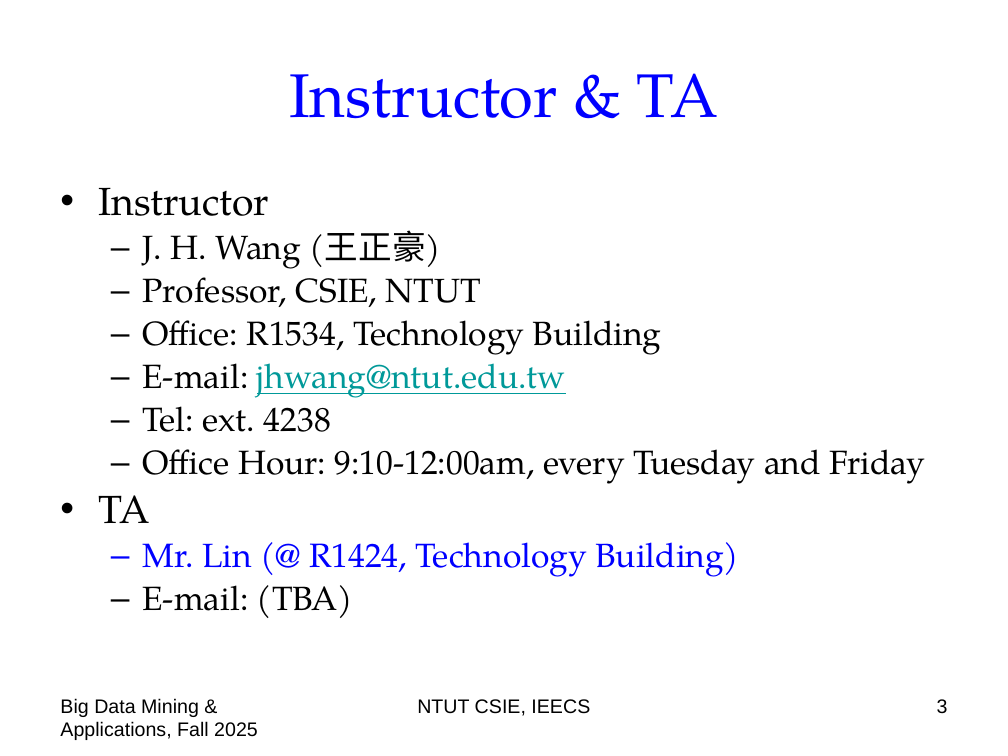
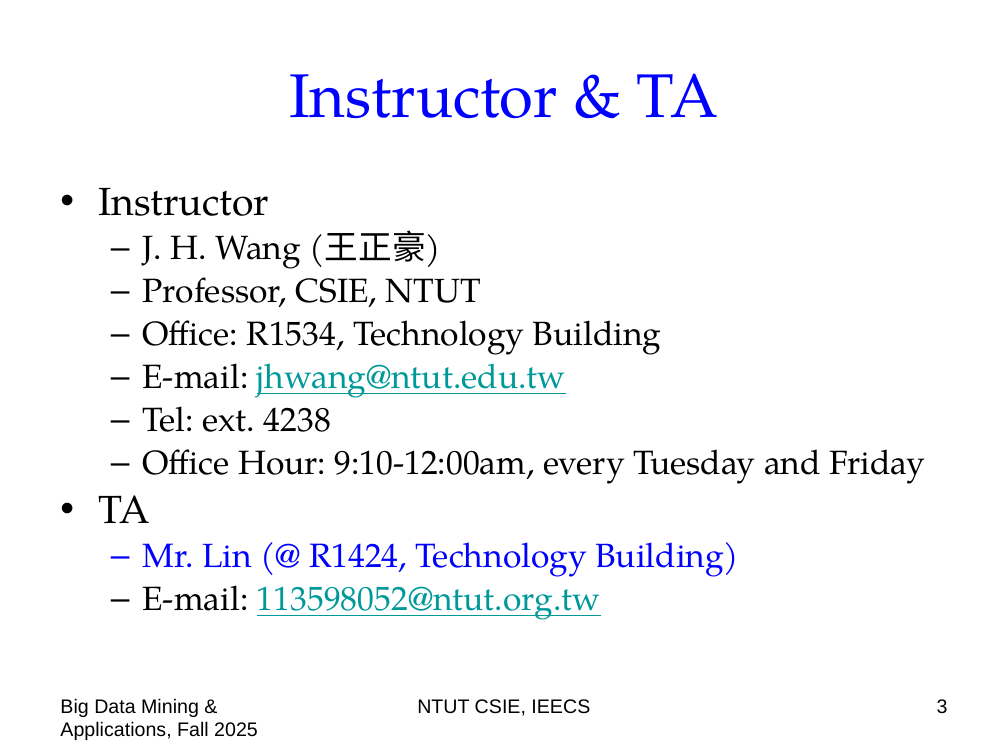
Before and after one commit to chriswjh/chriswjh.github.io, a slide deck: slide 3 of BDM/00-overview.pptx. Drawn at 1008x756 pixels with LibreOffice and Linux fonts; fonts in the diff are those of the drawing. Boxes give left, top, right and bottom in pixels: in the first picture for what was removed or moved away, otherwise in the second. Text is boxed around its words. In the diff, an @@ line names an element or a change of style, - is before the commit and + after.

```diff
--- a/BDM/00-overview.pptx
+++ b/BDM/00-overview.pptx
@@ text at box(142, 575, 601, 620): text changed; text colour #000000 to #009999 @@
-  – E-mail: (TBA)
+  – E-mail: 113598052@ntut.org.tw
```
Also in this commit, not shown: 3 other slides changed.
